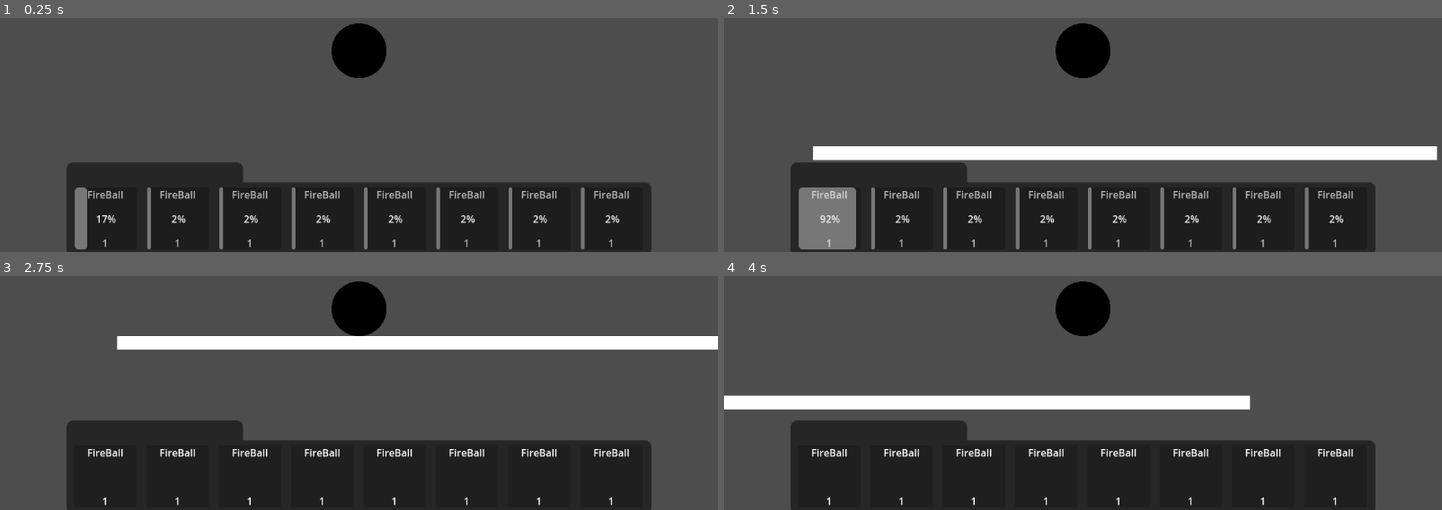
Above: before the commit, frames 1-4 (two rows, left to right).
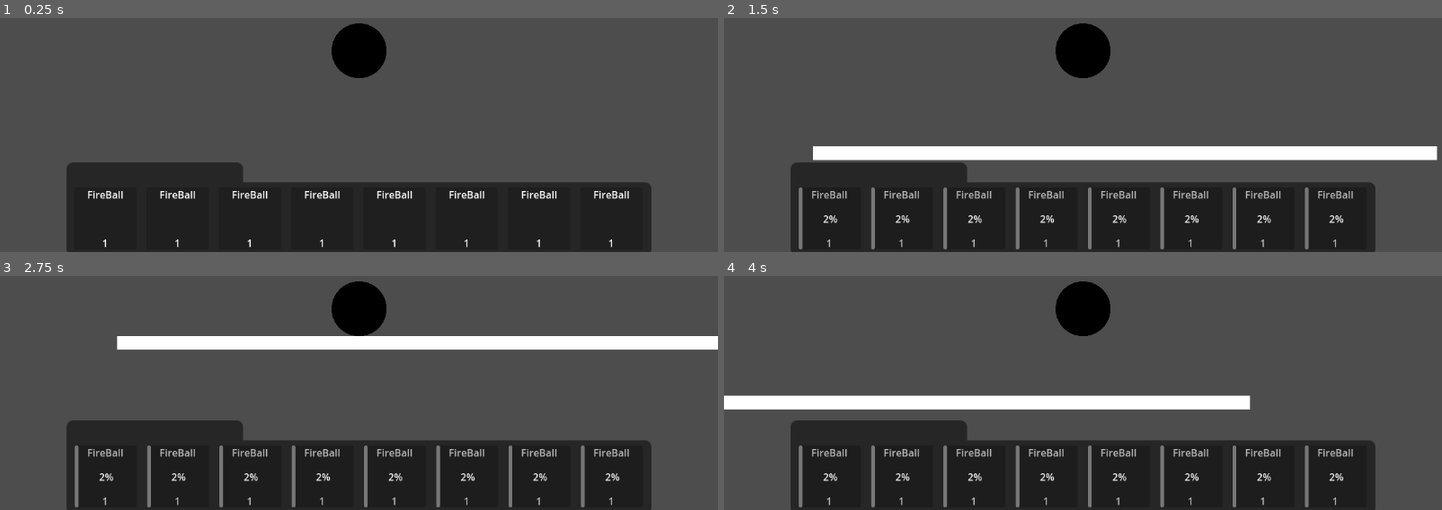
Above: after the commit, the same moments.

Repository: BoaN235/Magic-And-Machines
Game: Godot game, scene res://maps/map_0/map_0.tscn
Two runs of this game, one before a commit and one after it. Both use one fixed random seed, a clock stepped at 60 frames per second and the inputs below.
Inputs:
- Up to frame 1 (0.25 s): no input
- Up to frame 2 (1.5 s): hold D (con_right) from 0.53 s (still down); tap 1 (ability_1) at 0.6 s; tap W (con_jump) at 0.77 s; tap 2 (ability_2) at 0.8, 1.35 s
- Up to frame 3 (2.75 s): tap W (con_jump) at 1.52 s; tap 3 (ability_3) at 1.55, 2.1 s; release D (con_right) at 2.03 s; hold A (con_left) from 2.03 s (still down); tap 1 (ability_1) at 2.3 s
- Up to frame 4 (4 s): release A (con_left) at 2.78 s; hold D (con_right) from 2.78 s (still down); tap 1 (ability_1) at 2.85 s; tap W (con_jump) at 3.02, 3.77 s; tap 2 (ability_2) at 3.05, 3.6 s; tap 3 (ability_3) at 3.8 s

The runs differ from the first frame. In frame 1, 2.5% of the frame differs, in the area x 10-88%, y 72-99%; in frame 2, 2.0%; in frame 3, 2.2%; in frame 4, 2.2%.

Commit message:
Implement ability activation and visibility for progress bars

Diff:
--- a/char/char_0/char_0_controll.gd
+++ b/char/char_0/char_0_controll.gd
@@ -10,6 +10,10 @@
 var jumps = 0
 
 var progressbars = []
+var ab1
+var ab2
+var ab3
+
 
 func _ready():
 	progressbars = [
@@ -30,13 +34,24 @@
 		velocity.y += gravity * delta
 	elif is_on_floor():
 		jumps = 0
-	$Camera2D/Control/GridContainer/Ability_1/ProgressBar.value += 1
 
 	# Handle jump.
 	if Input.is_action_just_pressed("con_jump"):
 		if is_on_floor() or jumps <= max_double_jumps:
 			velocity.y = JUMP_VELOCITY
 			jumps += 1
+	for bar in progressbars:
+		if ab1 or ab2 or ab3:
+			bar.visible = true
+		else:
+			bar.visible = false
+
+	if Input.is_action_just_pressed("ability_1"):
+		ab1 = true
+	if Input.is_action_just_pressed("ability_2"):
+		ab2 = true
+	if Input.is_action_just_pressed("ability_3"):
+		ab3 = true
 
 	# Get the input direction and handle the movement/deceleration.
 	# As good practice, you should replace UI actions with custom gameplay actions.
@@ -52,4 +67,5 @@
 	print(value)
 	if value == 100:
 		for bar in progressbars:
-			bar.visible = false
+			if bar.value == value:
+				bar.visible = false
